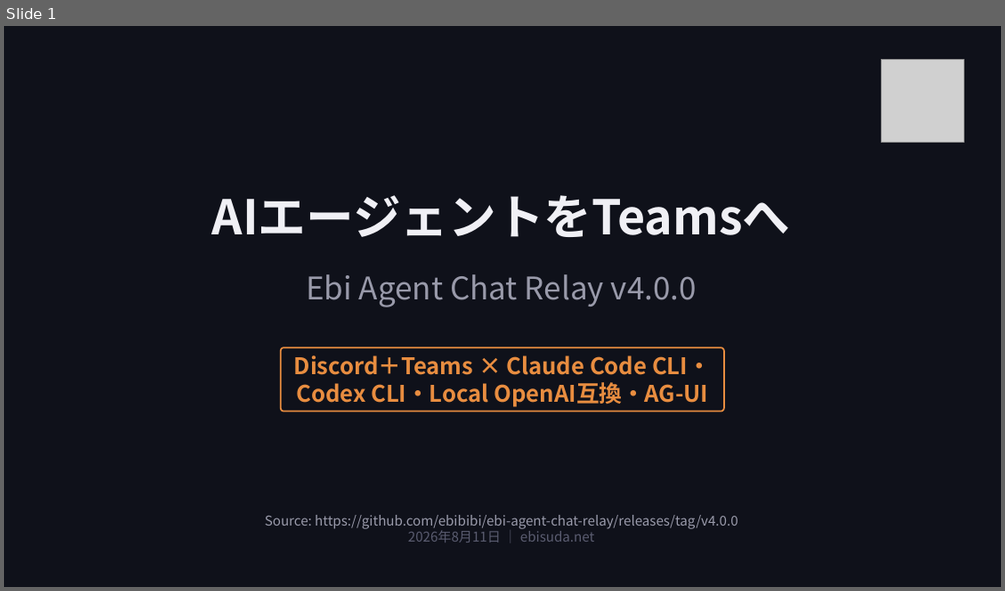
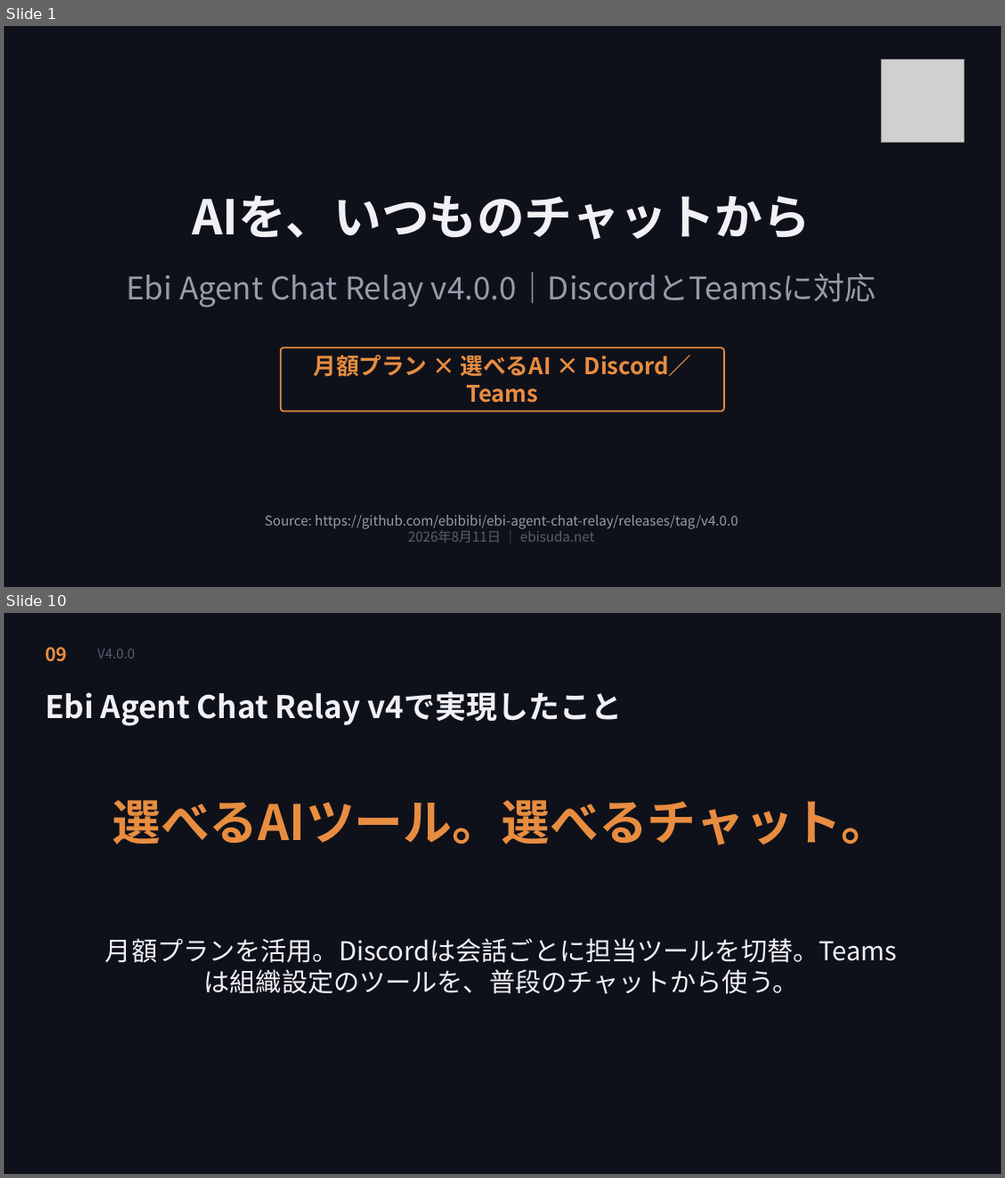
Before and after one commit to ebibibi/presentations, a slide deck: 20260811_EbiAgentChatRelay_v4/Ebi Agent Chat Relay v4 - DiscordとTeamsから複数AIを使う.pptx. Shown one above the other, each under a label of ours: slide 1 before the commit, slides 1 and 10 after it; the slides between them are not shown. The pictures are 1005x591 and 1005x1178 pixels, drawn with LibreOffice and Linux fonts; fonts in the diff are those of the drawing; grey boxes stand for pictures. Boxes give left, top, right and bottom in pixels: in the first picture for what was removed or moved away, otherwise in the second. Text is boxed around its words. In the diff, an @@ line names an element or a change of style, - is before the commit and + after.

Commit message:
docs: simplify Ebi Agent Chat Relay v4 video deck (#10)

```diff
--- a/20260811_EbiAgentChatRelay_v4/Ebi Agent Chat Relay v4 - DiscordとTeamsから複数AIを使う.pptx
+++ b/20260811_EbiAgentChatRelay_v4/Ebi Agent Chat Relay v4 - DiscordとTeamsから複数AIを使う.pptx
@@ slide 10 added at (4,613,1001,1174), background #0F111A @@
@@ text added at (45,647,67,662), 18 pt, text #E88D40, bold @@
+09
@@ text added at (97,649,135,658), 13 pt, text #5A5C70 @@
+V4.0.0
@@ text added at (45,691,622,726), 30 pt, text #F0F0F5, bold @@
+Ebi Agent Chat Relay v4で実現したこと
@@ text added at (112,800,890,845), 47 pt, text #E88D40, bold @@
+選べるAIツール。選べるチャット。
@@ text added at (105,938,897,994), 25 pt, text #F0F0F5 @@
+月額プランを活用。Discordは会話ごとに担当ツールを切替。Teamsは組織設定のツールを、普段のチャットから使う。
@@ slide 1 changed as well @@
@@ text at (192,195,810,240): text changed @@
-AIエージェントをTeamsへ
+AIを、いつものチャットから
@@ text at (126,272,876,307): text changed @@
-Ebi Agent Chat Relay v4.0.0
+Ebi Agent Chat Relay v4.0.0｜DiscordとTeamsに対応
@@ text at (313,354,692,402): text changed @@
-Discord＋Teams × Claude Code CLI・Codex CLI・Local OpenAI互換・AG-UI
+月額プラン × 選べるAI × Discord／Teams
```
Also in this commit, not shown: 8 other slides added, 13 slides removed, 24 other files.
